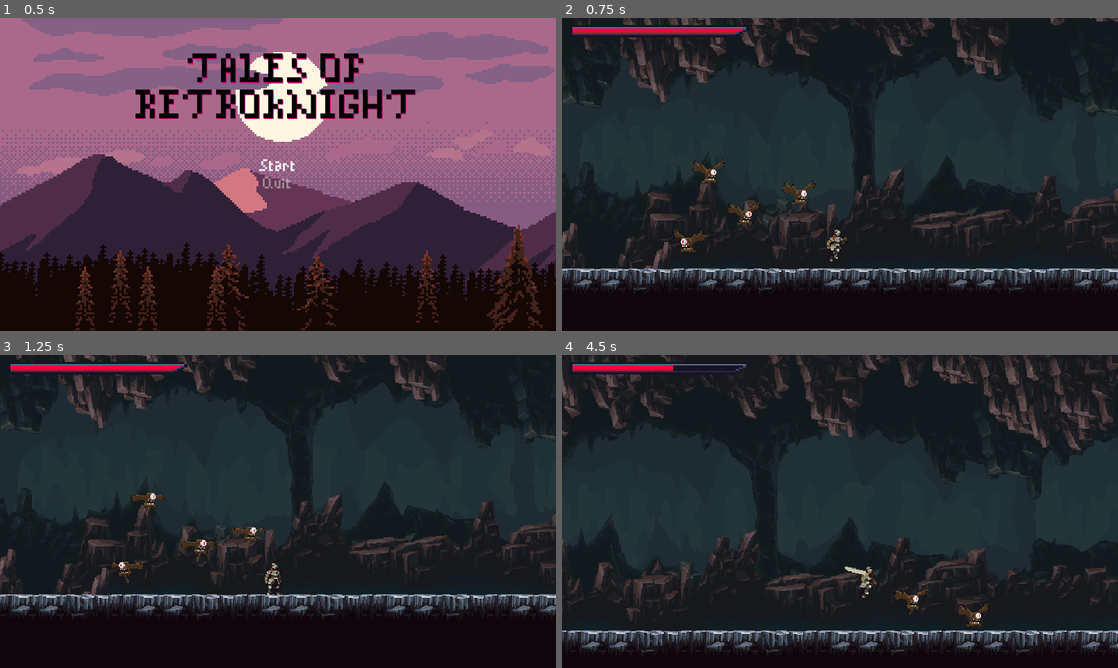
Above: before the commit, frames 1-4 (two rows, left to right).
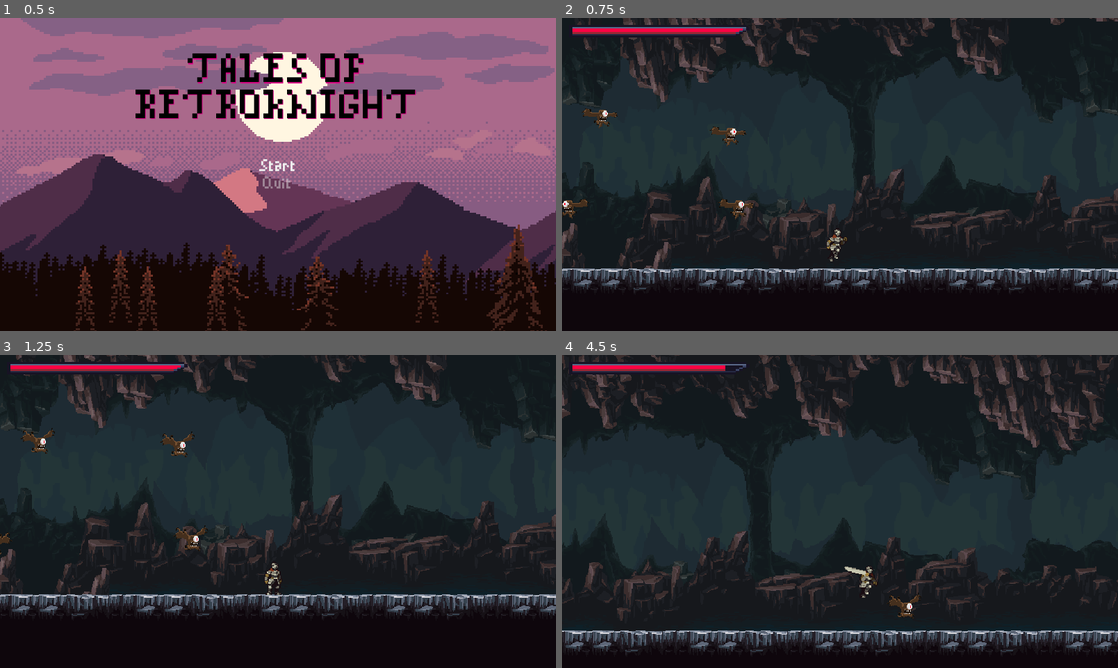
Above: after the commit, the same moments.

Repository: Astrol99/RetroKnight
Game: Godot game, scene res://src/MainMenu/MainMenu.tscn
Two runs of this game, one before a commit and one after it. Both use one fixed random seed, a clock stepped at 60 frames per second and the inputs below.
Inputs (mouse positions are in pixels of both pictures, inside the frame that each line leads up to):
- Up to frame 1 (0.5 s): no input
- Up to frame 2 (0.75 s): click "Start" at 0.5 s
- Up to frame 3 (1.25 s): no input
- Up to frame 4 (4.5 s): move the mouse to (962, 495) at 1.27 s; hold Right (ui_right) 1.28-2.78 s; click (962, 495) at 1.35 s; tap Up (ui_up) at 1.52, 2.27, 3.77 s; move the mouse to (728, 527) at 2.02 s; tap Shift (roll) at 2.1, 3.6 s; move the mouse to (895, 442) at 2.77 s; hold Left (ui_left) 2.78-3.53 s; click (895, 442) at 2.85 s; move the mouse to (812, 574) at 3.52 s; hold Right (ui_right) from 3.53 s (still down); move the mouse to (1006, 558) at 4.27 s; click (1006, 558) at 4.35 s

Frame 1 is identical in both runs. In frame 2, 1.2% of the frame differs, in the area x 0-46%, y 28-75%; in frame 3, 1.1%; in frame 4, 15%, in the area x 0-100%, y 0-96%.

Commit message:
Added takehit, death, and attack states for flying eye

Diff:
--- a/src/Entities/Collisions/Hurtbox.gd
+++ b/src/Entities/Collisions/Hurtbox.gd
@@ -21,10 +21,8 @@
 func _on_Timer_timeout():
 	self.invincible = false
 
-
 func _on_Hurtbox_invincibility_started():
 	set_deferred("monitorable", false)
 
-
 func _on_Hurtbox_invincibility_ended():
-	monitorable = true
+	set_deferred("monitorable", true)
--- a/src/Entities/FlyingEye/Flying Eye.gd
+++ b/src/Entities/FlyingEye/Flying Eye.gd
@@ -6,7 +6,6 @@
 onready var _hurtbox = $Hurtbox
 onready var _soft_collision = $SoftCollision
 onready var _wander_controller = $WanderController
-onready var _blink_animation_player = $BlinkAnimationPlayer
 
 export var ACCELERATION = 50
 export var MAX_SPEED = 500
@@ -15,7 +14,10 @@
 enum States {
 	IDLE,
 	WANDER,
-	CHASE
+	CHASE,
+	TAKEHIT,
+	DEATH,
+	ATTACK
 }
 onready var state = pick_rand_state([States.IDLE, States.WANDER])
 
@@ -28,11 +30,17 @@
 
 	match state:
 		States.IDLE:
+			if _animated_sprite.get_animation() != "flight":
+				_animated_sprite.play("flight")
+
 			velocity = velocity.move_toward(Vector2.ZERO, FRICTION * delta)
 			seek_player()
 			if _wander_controller.get_time_left() == 0:
 				update_wander()
 		States.WANDER:
+			if _animated_sprite.get_animation() != "flight":
+				_animated_sprite.play("flight")
+
 			seek_player()
 			if _wander_controller.get_time_left() == 0:
 				update_wander()
@@ -40,11 +48,23 @@
 			if global_position.distance_to(_wander_controller.target_position) <= MAX_SPEED * delta:
 				update_wander()
 		States.CHASE:
+			if _animated_sprite.get_animation() != "flight":
+				_animated_sprite.play("flight")
+
 			var player = _player_detection_zone.player
 			if player:
 				accelerate_towards_point(delta, player.global_position)
 			else:
 				state = States.IDLE
+		States.ATTACK:
+			if _animated_sprite.get_animation() != "attack":
+				_animated_sprite.play("attack")
+		States.TAKEHIT:
+			if _animated_sprite.get_animation() != "takehit":
+				_animated_sprite.play("takehit")
+		States.DEATH:
+			if _animated_sprite.get_animation() != "death":
+				_animated_sprite.play("death")
 
 	if _soft_collision.is_colliding():
 		velocity += _soft_collision.get_push_vector() * delta * 400
@@ -65,34 +85,25 @@
 
 func pick_rand_state(state_list: Array):
 	return state_list[randi() % state_list.size()]
-	#return state_list.keys()[randi() % state_list.size()]
 
 func _on_Hurtbox_area_entered(area):
+	state = States.TAKEHIT
+
 	knockback = area.knockback_vector * 100
-
-	_animated_sprite.play("takehit")
-	yield(_animated_sprite, "animation_finished")
-	_animated_sprite.play("flight")
-
 	_stats.health -= area.damage
 	_hurtbox.start_invincibility(0.4)
 
 func _on_Stats_no_health():
-	_animated_sprite.play("death")
-	yield(_animated_sprite, "animation_finished")
-
-	queue_free()
-
+	state = States.DEATH
 
 func _on_Hitbox_body_entered(_body):
-	_animated_sprite.play("attack")
-	yield(_animated_sprite, "animation_finished")
-	_animated_sprite.play("flight")
+	state = States.ATTACK
 
-
-func _on_Hurtbox_invincibility_started():
-	_blink_animation_player.play("Start")
-
-
-func _on_Hurtbox_invincibility_ended():
-	_blink_animation_player.play("Stop")
+func _on_AnimatedSprite_animation_finished():
+	match _animated_sprite.get_animation():
+		"attack":
+			state = States.IDLE
+		"takehit":
+			state = States.IDLE
+		"death":
+			queue_free()
--- a/src/Entities/FlyingEye/Flying Eye.tscn
+++ b/src/Entities/FlyingEye/Flying Eye.tscn
@@ -11,12 +11,54 @@
 [ext_resource path="res://src/Entities/Collisions/Hitbox.tscn" type="PackedScene" id=9]
 [ext_resource path="res://src/Entities/Collisions/SoftCollision.tscn" type="PackedScene" id=10]
 [ext_resource path="res://src/Entities/WanderController.tscn" type="PackedScene" id=11]
-[ext_resource path="res://assets/shaders/white_color.shader" type="Shader" id=12]
-
-[sub_resource type="ShaderMaterial" id=31]
-resource_local_to_scene = true
-shader = ExtResource( 12 )
-shader_param/active = false
+
+[sub_resource type="AtlasTexture" id=9]
+atlas = ExtResource( 3 )
+region = Rect2( 0, 0, 150, 150 )
+
+[sub_resource type="AtlasTexture" id=10]
+atlas = ExtResource( 3 )
+region = Rect2( 150, 0, 150, 150 )
+
+[sub_resource type="AtlasTexture" id=11]
+atlas = ExtResource( 3 )
+region = Rect2( 300, 0, 150, 150 )
+
+[sub_resource type="AtlasTexture" id=12]
+atlas = ExtResource( 3 )
+region = Rect2( 450, 0, 150, 150 )
+
+[sub_resource type="AtlasTexture" id=13]
+atlas = ExtResource( 3 )
+region = Rect2( 600, 0, 150, 150 )
+
+[sub_resource type="AtlasTexture" id=14]
+atlas = ExtResource( 3 )
+region = Rect2( 750, 0, 150, 150 )
+
+[sub_resource type="AtlasTexture" id=15]
+atlas = ExtResource( 3 )
+region = Rect2( 900, 0, 150, 150 )
+
+[sub_resource type="AtlasTexture" id=16]
+atlas = ExtResource( 3 )
+region = Rect2( 1050, 0, 150, 150 )
+
+[sub_resource type="AtlasTexture" id=5]
+atlas = ExtResource( 4 )
+region = Rect2( 0, 0, 150, 150 )
+
+[sub_resource type="AtlasTexture" id=6]
+atlas = ExtResource( 4 )
+region = Rect2( 150, 0, 150, 150 )
+
+[sub_resource type="AtlasTexture" id=7]
+atlas = ExtResource( 4 )
+region = Rect2( 300, 0, 150, 150 )
+
+[sub_resource type="AtlasTexture" id=8]
+atlas = ExtResource( 4 )
+region = Rect2( 450, 0, 150, 150 )
 
 [sub_resource type="AtlasTexture" id=17]
 atlas = ExtResource( 1 )
@@ -65,57 +107,19 @@
 [sub_resource type="AtlasTexture" id=4]
 atlas = ExtResource( 2 )
 region = Rect2( 450, 0, 150, 150 )
-
-[sub_resource type="AtlasTexture" id=5]
-atlas = ExtResource( 4 )
-region = Rect2( 0, 0, 150, 150 )
-
-[sub_resource type="AtlasTexture" id=6]
-atlas = ExtResource( 4 )
-region = Rect2( 150, 0, 150, 150 )
-
-[sub_resource type="AtlasTexture" id=7]
-atlas = ExtResource( 4 )
-region = Rect2( 300, 0, 150, 150 )
-
-[sub_resource type="AtlasTexture" id=8]
-atlas = ExtResource( 4 )
-region = Rect2( 450, 0, 150, 150 )
-
-[sub_resource type="AtlasTexture" id=9]
-atlas = ExtResource( 3 )
-region = Rect2( 0, 0, 150, 150 )
-
-[sub_resource type="AtlasTexture" id=10]
-atlas = ExtResource( 3 )
-region = Rect2( 150, 0, 150, 150 )
-
-[sub_resource type="AtlasTexture" id=11]
-atlas = ExtResource( 3 )
-region = Rect2( 300, 0, 150, 150 )
-
-[sub_resource type="AtlasTexture" id=12]
-atlas = ExtResource( 3 )
-region = Rect2( 450, 0, 150, 150 )
-
-[sub_resource type="AtlasTexture" id=13]
-atlas = ExtResource( 3 )
-region = Rect2( 600, 0, 150, 150 )
-
-[sub_resource type="AtlasTexture" id=14]
-atlas = ExtResource( 3 )
-region = Rect2( 750, 0, 150, 150 )
-
-[sub_resource type="AtlasTexture" id=15]
-atlas = ExtResource( 3 )
-region = Rect2( 900, 0, 150, 150 )
-
-[sub_resource type="AtlasTexture" id=16]
-atlas = ExtResource( 3 )
-region = Rect2( 1050, 0, 150, 150 )
 
 [sub_resource type="SpriteFrames" id=25]
 animations = [ {
+"frames": [ SubResource( 9 ), SubResource( 10 ), SubResource( 11 ), SubResource( 12 ), SubResource( 13 ), SubResource( 14 ), SubResource( 15 ), SubResource( 16 ) ],
+"loop": true,
+"name": "flight",
+"speed": 5.0
+}, {
+"frames": [ SubResource( 5 ), SubResource( 6 ), SubResource( 7 ), SubResource( 8 ), SubResource( 8 ), SubResource( 8 ) ],
+"loop": false,
+"name": "death",
+"speed": 5.0
+}, {
 "frames": [ SubResource( 17 ), SubResource( 18 ), SubResource( 19 ), SubResource( 20 ), SubResource( 21 ), SubResource( 22 ), SubResource( 23 ), SubResource( 24 ) ],
 "loop": false,
 "name": "attack",
@@ -125,16 +129,6 @@
 "loop": false,
 "name": "takehit",
 "speed": 5.0
-}, {
-"frames": [ SubResource( 5 ), SubResource( 6 ), SubResource( 7 ), SubResource( 8 ), SubResource( 8 ), SubResource( 8 ) ],
-"loop": false,
-"name": "death",
-"speed": 5.0
-}, {
-"frames": [ SubResource( 9 ), SubResource( 10 ), SubResource( 11 ), SubResource( 12 ), SubResource( 13 ), SubResource( 14 ), SubResource( 15 ), SubResource( 16 ) ],
-"loop": true,
-"name": "flight",
-"speed": 5.0
 } ]
 
 [sub_resource type="CapsuleShape2D" id=26]
@@ -152,39 +146,6 @@
 
 [sub_resource type="CircleShape2D" id=30]
 radius = 12.0
-
-[sub_resource type="Animation" id=32]
-resource_name = "Start"
-length = 0.2
-loop = true
-tracks/0/type = "value"
-tracks/0/path = NodePath("AnimatedSprite:material:shader_param/active")
-tracks/0/interp = 1
-tracks/0/loop_wrap = true
-tracks/0/imported = false
-tracks/0/enabled = true
-tracks/0/keys = {
-"times": PoolRealArray( 0, 0.1 ),
-"transitions": PoolRealArray( 1, 1 ),
-"update": 1,
-"values": [ true, false ]
-}
-
-[sub_resource type="Animation" id=33]
-resource_name = "Stop"
-length = 0.1
-tracks/0/type = "value"
-tracks/0/path = NodePath("AnimatedSprite:material:shader_param/active")
-tracks/0/interp = 1
-tracks/0/loop_wrap = true
-tracks/0/imported = false
-tracks/0/enabled = true
-tracks/0/keys = {
-"times": PoolRealArray( 0 ),
-"transitions": PoolRealArray( 1 ),
-"update": 1,
-"values": [ false ]
-}
 
 [node name="Flying Eye" type="KinematicBody2D"]
 collision_layer = 16
@@ -193,10 +154,9 @@
 MAX_SPEED = 200
 
 [node name="AnimatedSprite" type="AnimatedSprite" parent="."]
-material = SubResource( 31 )
 frames = SubResource( 25 )
 animation = "flight"
-frame = 1
+frame = 4
 speed_scale = 2.0
 playing = true
 
@@ -214,7 +174,7 @@
 shape = SubResource( 27 )
 
 [node name="Stats" parent="." instance=ExtResource( 7 )]
-max_health = 5
+max_health = 2
 
 [node name="PlayerDetectionZone" parent="." instance=ExtResource( 8 )]
 
@@ -238,13 +198,8 @@
 
 [node name="WanderController" parent="." instance=ExtResource( 11 )]
 
-[node name="BlinkAnimationPlayer" type="AnimationPlayer" parent="."]
-anims/Start = SubResource( 32 )
-anims/Stop = SubResource( 33 )
-
+[connection signal="animation_finished" from="AnimatedSprite" to="." method="_on_AnimatedSprite_animation_finished"]
 [connection signal="area_entered" from="Hurtbox" to="." method="_on_Hurtbox_area_entered"]
-[connection signal="invincibility_ended" from="Hurtbox" to="." method="_on_Hurtbox_invincibility_ended"]
-[connection signal="invincibility_started" from="Hurtbox" to="." method="_on_Hurtbox_invincibility_started"]
 [connection signal="no_health" from="Stats" to="." method="_on_Stats_no_health"]
 [connection signal="body_entered" from="Hitbox" to="." method="_on_Hitbox_body_entered"]
 
--- a/src/Entities/Player/Player.tscn
+++ b/src/Entities/Player/Player.tscn
@@ -533,7 +533,7 @@
 position = Vector2( 0, -20 )
 texture = ExtResource( 2 )
 hframes = 10
-frame = 7
+frame = 2
 
 [node name="CollisionShape2D" type="CollisionShape2D" parent="."]
 position = Vector2( -1, 1 )
--- a/src/Entities/Player/PlayerStats.tscn
+++ b/src/Entities/Player/PlayerStats.tscn
@@ -3,4 +3,4 @@
 [ext_resource path="res://src/Entities/Stats/Stats.tscn" type="PackedScene" id=1]
 
 [node name="PlayerStats" instance=ExtResource( 1 )]
-max_health = 5
+max_health = 10
--- a/src/Tutorial/Tutorial.tscn
+++ b/src/Tutorial/Tutorial.tscn
@@ -848,16 +848,16 @@
 tile_data = PoolIntArray( 983082, 53, 0, 983083, 53, 0, 1048619, 53, 0, 1048620, 53, 0, 1114156, 53, 0, 1179688, 53, 0, …(5777 unchanged characters)…
 
 [node name="Flying Eye" parent="." instance=ExtResource( 7 )]
-position = Vector2( 336, 288 )
+position = Vector2( 328, 279 )
 
 [node name="Flying Eye2" parent="." instance=ExtResource( 7 )]
-position = Vector2( 400, 264 )
+position = Vector2( 319, 197 )
 
 [node name="Flying Eye3" parent="." instance=ExtResource( 7 )]
-position = Vector2( 296, 240 )
+position = Vector2( 172, 175 )
 
 [node name="Flying Eye4" parent="." instance=ExtResource( 7 )]
-position = Vector2( 280, 320 )
+position = Vector2( 145, 278 )
 
 [node name="Player" parent="." instance=ExtResource( 8 )]
 position = Vector2( 451, 317 )
Not shown: 1 places in src/Entities/FlyingEye/Flying Eye.tscn that only renumber resources
